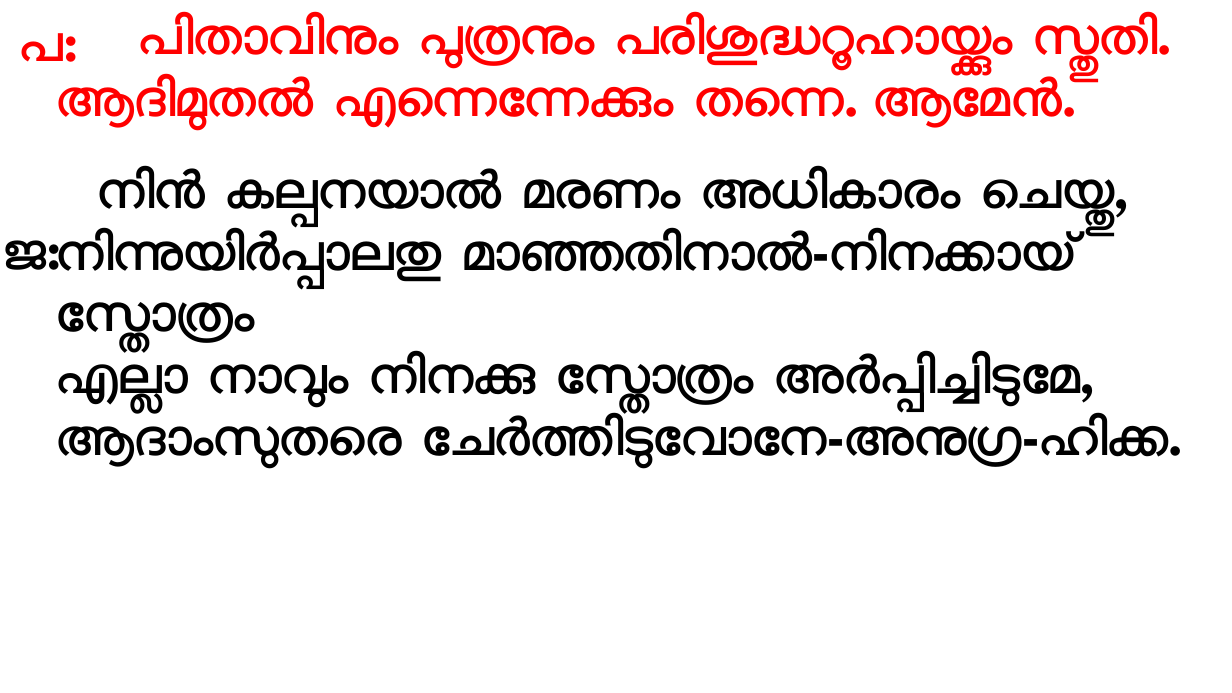
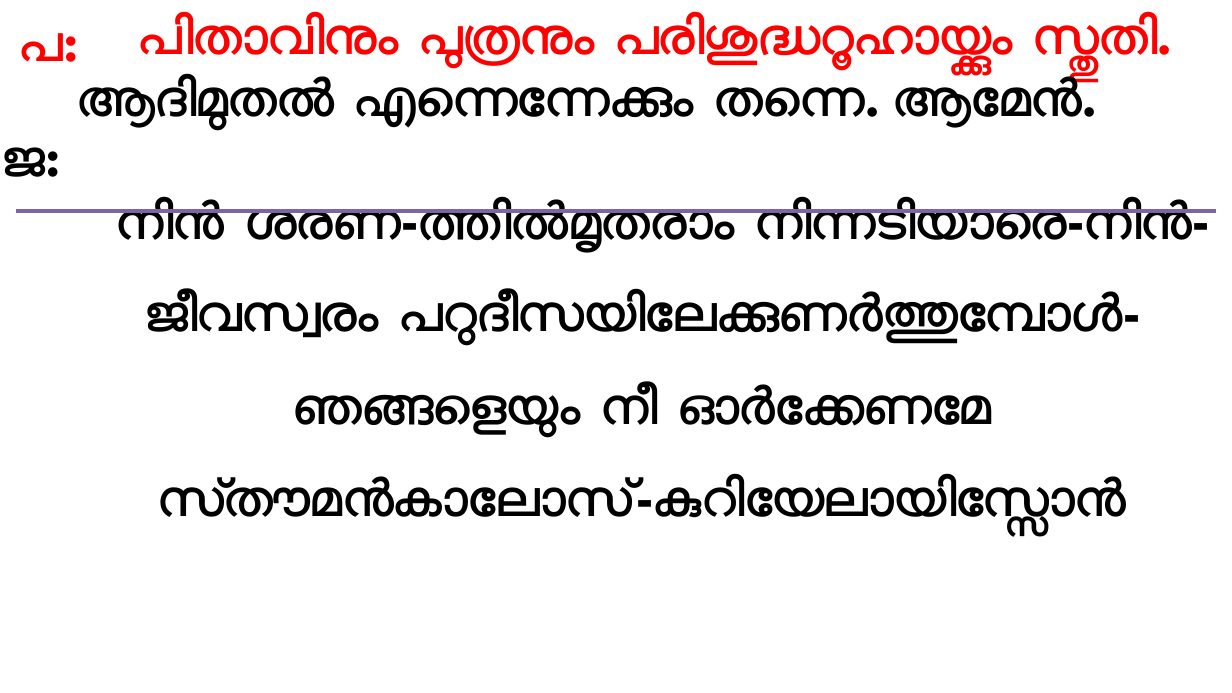
Before and after one commit to gijocode/Church_PPT_Utility, a slide deck: slide 125 of templates/malayalam_service_template.pptx. Drawn at 1232x693 pixels with LibreOffice and Linux fonts; fonts in the diff are those of the drawing. Boxes give left, top, right and bottom in pixels: in the first picture for what was removed or moved away, otherwise in the second. Text is boxed around its words. In the diff, an @@ line names an element or a change of style, - is before the commit and + after.

```diff
--- a/templates/malayalam_service_template.pptx
+++ b/templates/malayalam_service_template.pptx
@@ text at (77, 15, 1209, 530): text changed @@
-പിതാവിനും പുത്രനും പരിശുദ്ധറൂഹായ്ക്കും സ്തുതി.
-ആദിമുതല്‍ എന്നെന്നേക്കും തന്നെ. ആമേന്‍.
-നിന്‍ കല്പനയാല്‍ മരണം അധികാരം ചെയ്തു,
-നിന്നുയിര്‍പ്പാലതു മാഞ്ഞതിനാല്‍-നിനക്കായ് സ്തോത്രം
-എല്ലാ നാവും നിനക്കു സ്തോത്രം അര്‍പ്പിച്ചിടുമേ, ആദാംസുതരെ ചേര്‍ത്തിടുവോനേ-അനുഗ്ര-ഹിക്ക.
+പിതാവിനും പുത്രനും പരിശുദ്ധറൂഹായ്ക്കും സ്തുതി.
+ആദിമുതല്‍ എന്നെന്നേക്കും തന്നെ. ആമേന്‍.
+നിൻ ശരണ-ത്തിൽമൃതരാം നിന്നടിയാരെ-നിൻ-ജീവസ്വരം പറുദീസയിലേക്കുണർത്തുമ്പോൾ-ഞങ്ങളെയും നീ ഓർക്കേണമേ
+സ്‌തൗമൻകാലോസ്-കുറിയേലായിസ്സോൻ
@@ text "ജ:": place and size @@
-text "ജ:" at (3, 240, 60, 270)
+text "ജ:" at (2, 147, 59, 177)
@@ line added from (17, 211) to (1216, 211), #8064A2 3 pt @@
```
Also in this commit, not shown: 17 other slides changed, 1 slide added, 1 slide removed, 1 other file.
